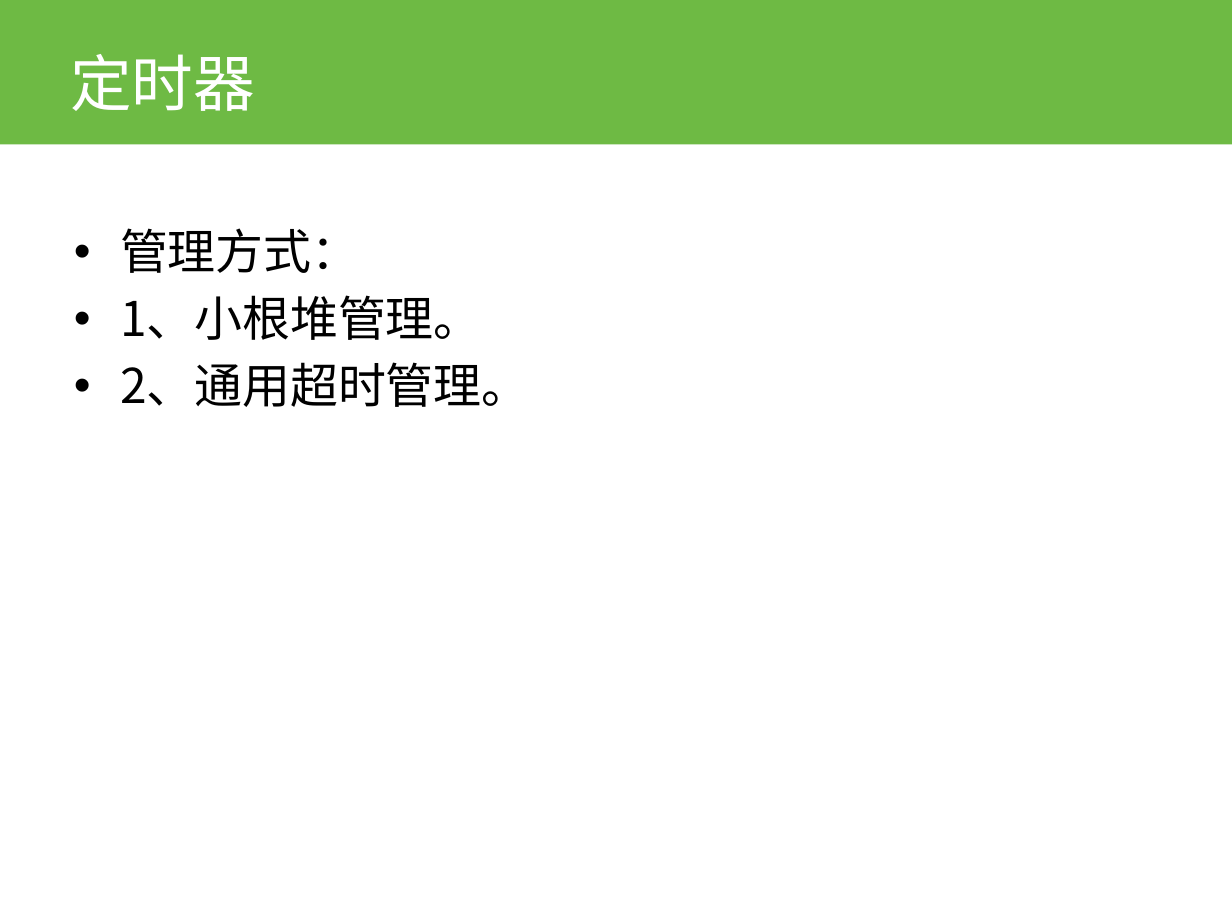
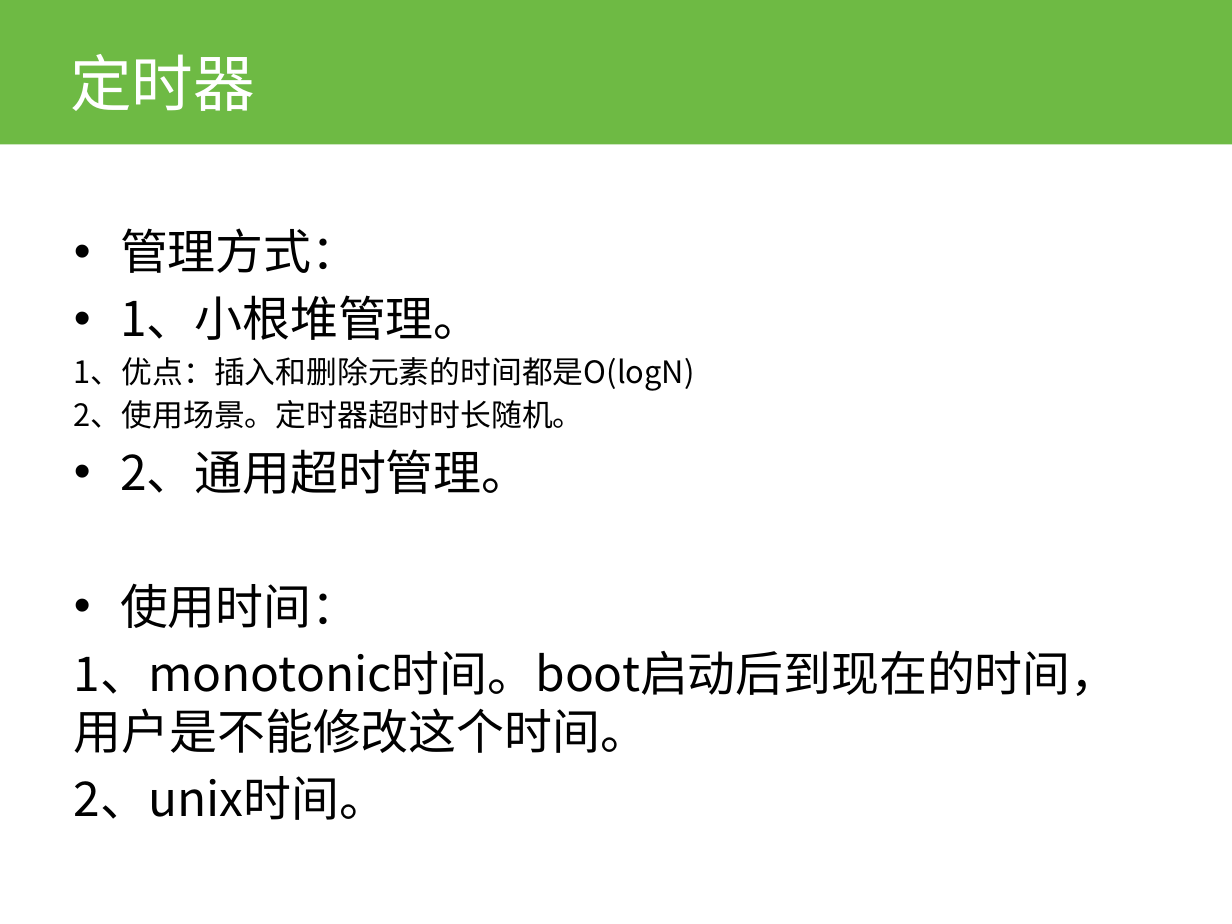
Before and after one commit to whm2300/libevent, a slide deck: slide 15 of libevent.pptx (slide 14 before the commit). Drawn at 1232x924 pixels with LibreOffice and Linux fonts; fonts in the diff are those of the drawing; background and template pictures are left out. Boxes give left, top, right and bottom in pixels: in the first picture for what was removed or moved away, otherwise in the second. Text is boxed around its words. In the diff, an @@ line names an element or a change of style, - is before the commit and + after.

Commit message:
添加定时器部分注释

```diff
--- a/libevent.pptx
+++ b/libevent.pptx
@@ text at bbox=[74, 357, 695, 429]: paragraphs added @@
+1、优点：插入和删除元素的时间都是O(logN)
+2、使用场景。定时器超时时长随机。
@@ text at bbox=[74, 583, 1119, 820]: paragraphs added @@
+• 使用时间：
+1、monotonic时间。boot启动后到现在的时间，用户是不能修改这个时间。
+2、unix时间。
```
Also in this commit, not shown: 5 other slides changed, 2 slides added, 2 slides removed, 5 other files.
